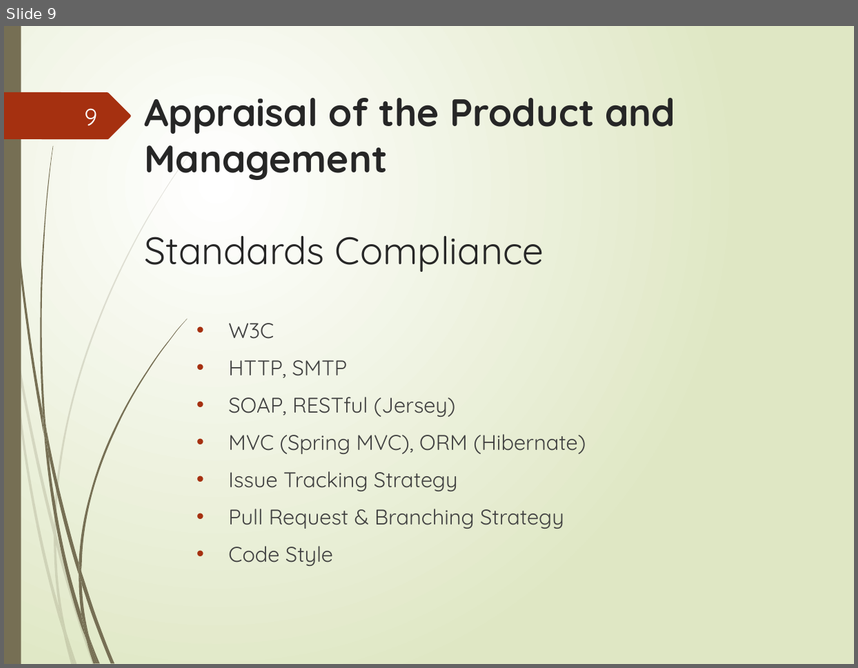
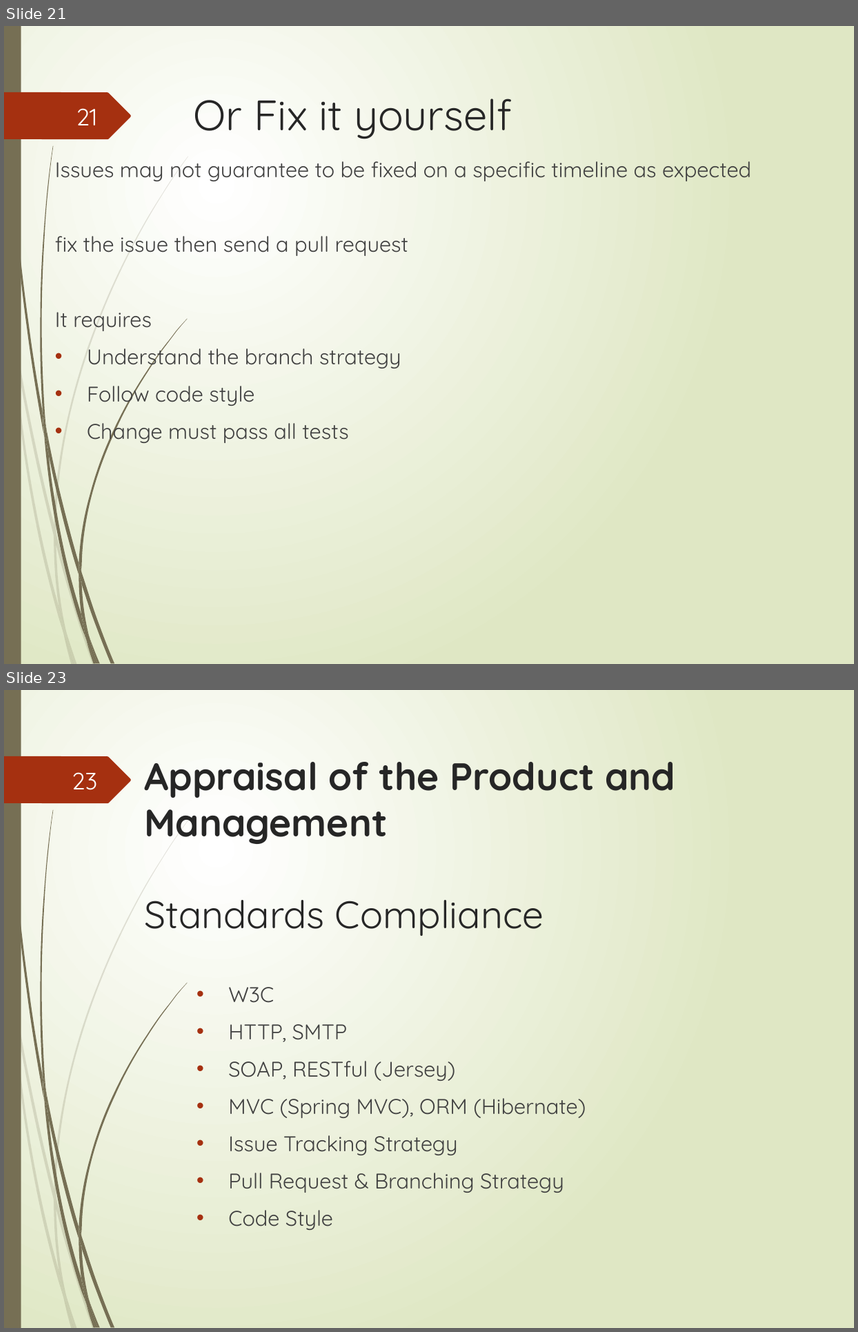
Before and after one commit to proliuxz/SME, a slide deck: Broadleaf.pptx. Shown one above the other, each under a label of ours: slide 9 before the commit, slides 21 and 23 after it; the slides between them are not shown. The pictures are 858x668 and 858x1332 pixels, drawn with LibreOffice and Linux fonts; fonts in the diff are those of the drawing. Boxes give left, top, right and bottom in pixels: in the first picture for what was removed or moved away, otherwise in the second. Text is boxed around its words. In the diff, an @@ line names an element or a change of style, - is before the commit and + after.

```diff
--- a/Broadleaf.pptx
+++ b/Broadleaf.pptx
@@ slide 21 added at (4,26,854,664), background gradient #FFFFFF to #DFE8C4; not listed: 24 template elements that a slide beside it also shows @@
@@ page number added at (76,108,98,125), 20 pt, text #FEFFFF @@
+21
@@ title added at (193,98,513,139), 36 pt, text #262626 @@
+Or Fix it yourself
@@ text added at (55,161,751,445), 18 pt, text #404040 @@
+Issues may not guarantee to be fixed on a specific timeline as expected
+fix the issue then send a pull request
+It requires
+• Understand the branch strategy
+• Follow code style
+• Change must pass all tests
@@ what was slide 9 is now slide 23 @@
@@ page number at (72,772,97,790): text changed @@
-9
+23
```
Also in this commit, not shown: 1 slide changed, 14 other slides added.
